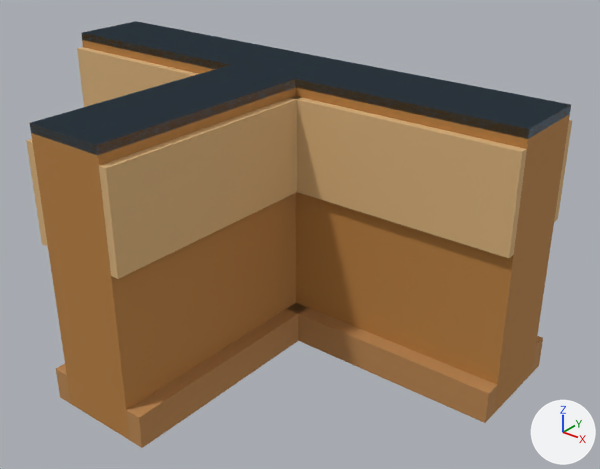
What one commit did to the Blender file assets/managed-models/library-interior/partition-tee/partition-tee.blend.
The view is the same before and after, from a camera (50 mm lens) standing at (0.95, -1.156, 0.879) and looking at (0.117, -0.115, 0.233). Every picture has the same lights, and +X, +Y and +Z are marked at lower right. The picture after the commit comes second.

Objects in the first picture: 'partition-tee'.
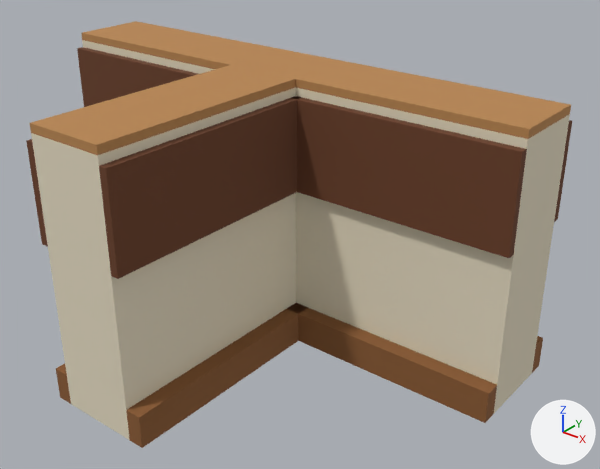
Changed parts and their boxes [x1, y1, x2, y2] in the pictures (600 x 469 px; the box of a moved part takes in the faces that stretch with it):
```json
{"part": 1, "of": "me_partition_tee", "change": "moved or reshaped", "before": [30, 33, 571, 440], "after": [31, 40, 570, 440]}
{"part": 2, "of": "me_partition_tee", "change": "surface changed", "before": [26, 21, 572, 448], "after": [26, 21, 572, 448]}
```

Edits to the scene script, one JSON object a line:
```json
{"block": "me_partition_tee", "where": "me_partition_tee.from_pydata(...)  # 176 vertices, 132 faces; spans x -0.5..0.5, y -0.5..0.105, z 0.0..0.5"}
{"block": "me_partition_tee", "where": "# used by ob_partition_tee; location = (0.0, 0.0, 0.0)"}
{"block": "me_partition_tee", "where": "# before: 4 (-0.075, -0.075, 0.5) at pixel (230, 64), 5 (0.075, -0.075, 0.5) at pixel (295, 78), 6 (0.075, 0.075, 0.5) at pixel (347, 61), 7 (-0.075, 0.075, 0.5) at pixel (283, 49), 20 (0.075, -0.075, 0.5) at pixel (295, 78)"}
{"block": "me_partition_tee", "where": "# before: 21 (0.5, -0.075, 0.5) at pixel (529, 129), 22 (0.5, 0.075, 0.5) at pixel (571, 104), 23 (0.075, 0.075, 0.5) at pixel (347, 61), 68 (-0.075, -0.5, 0.5) at pixel (29, 122), 69 (0.075, -0.5, 0.5) at pixel (96, 144)"}
{"block": "me_partition_tee", "where": "# before: 70 (0.075, -0.075, 0.5) at pixel (295, 78), 71 (-0.075, -0.075, 0.5) at pixel (230, 64), 116 (-0.5, -0.075, 0.5) at pixel (81, 32), 117 (-0.075, -0.075, 0.5) at pixel (230, 64), 118 (-0.075, 0.075, 0.5) at pixel (283, 49)"}
{"block": "me_partition_tee", "where": "# before: 119 (-0.5, 0.075, 0.5) at pixel (136, 21)"}
{"block": "me_partition_tee", "change": "me_partition_tee part 1"}
{"op": "add", "block": "me_partition_tee", "code": "for i in [*range(4, 8), *range(20, 24), *range(68, 72), *range(116, 120)]: me_partition_tee.vertices[i].co += Vector((0.0, 0.0, -0.015))"}
{"block": "me_partition_tee", "change": "me_partition_tee part 2: texture (UV) coordinates of 132 of 132 faces, centred in x -0.5..0.5, y -0.5..0.105, z 0.0..0.5, changed; they spanned u 0.31..0.94, v 0.12..0.62 and now span u 0.06..0.81, v 0.12..0.62"}
```
